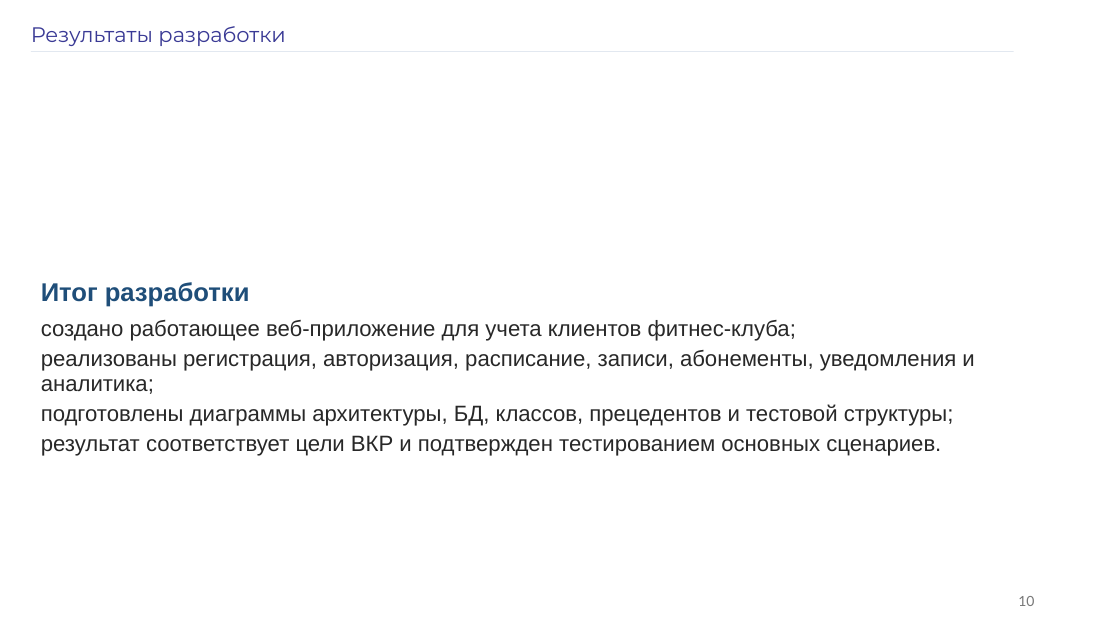
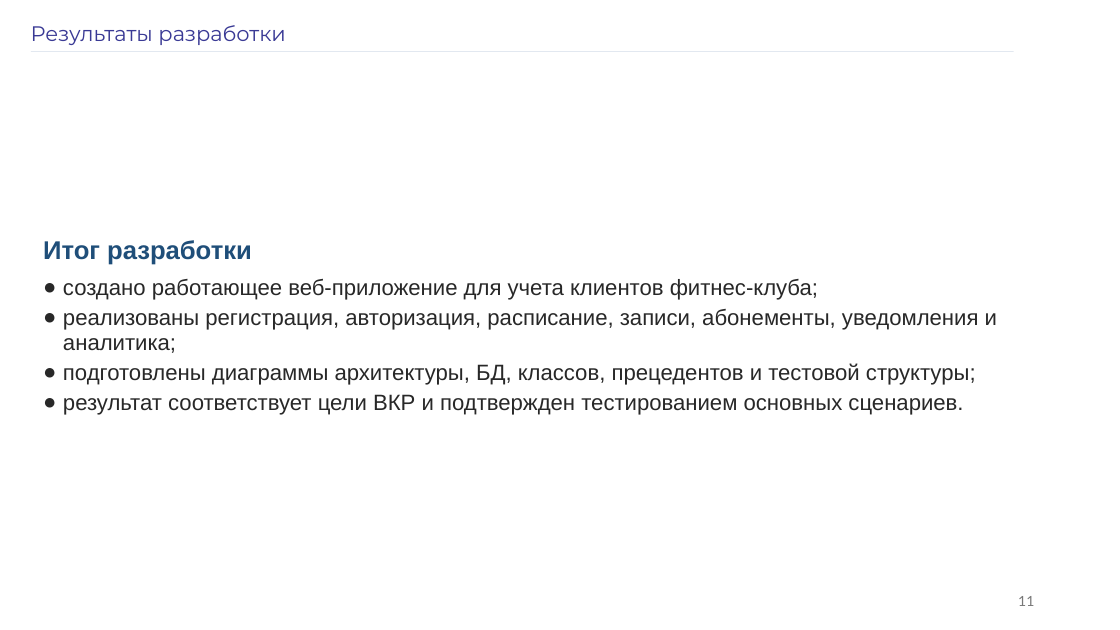
Before and after one commit to 9onin/fitness_gym_app, a slide deck: slide 11 of docs/Черников_Никита_презентация_ВКР_по_шаблону.pptx (slide 10 before the commit). Drawn at 1120x630 pixels with LibreOffice and Linux fonts; fonts in the diff are those of the drawing. Boxes give left, top, right and bottom in pixels: in the first picture for what was removed or moved away, otherwise in the second. Text is boxed around its words. In the diff, an @@ line names an element or a change of style, - is before the commit and + after.

```diff
--- a/docs/Черников_Никита_презентация_ВКР_по_шаблону.pptx
+++ b/docs/Черников_Никита_презентация_ВКР_по_шаблону.pptx
@@ text "Итог разработки": place and size @@
-text "Итог разработки" at (41,282,974,456)
+text "Итог разработки" at (43,240,997,415)
@@ text at (63,279,997,415): bullet none to ● @@
@@ page number at (1018,596,1034,606): text changed @@
-10
+11
```
Also in this commit, not shown: 11 other slides changed, 1 slide added, 13 other files.
